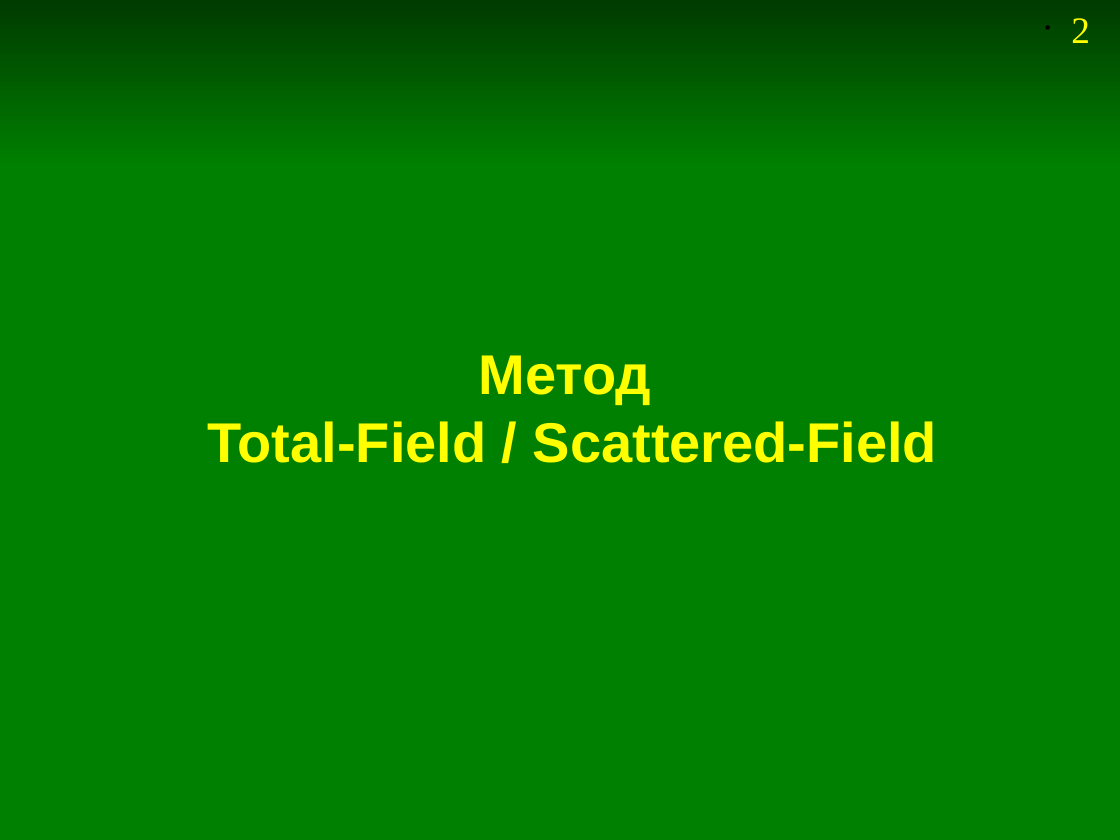
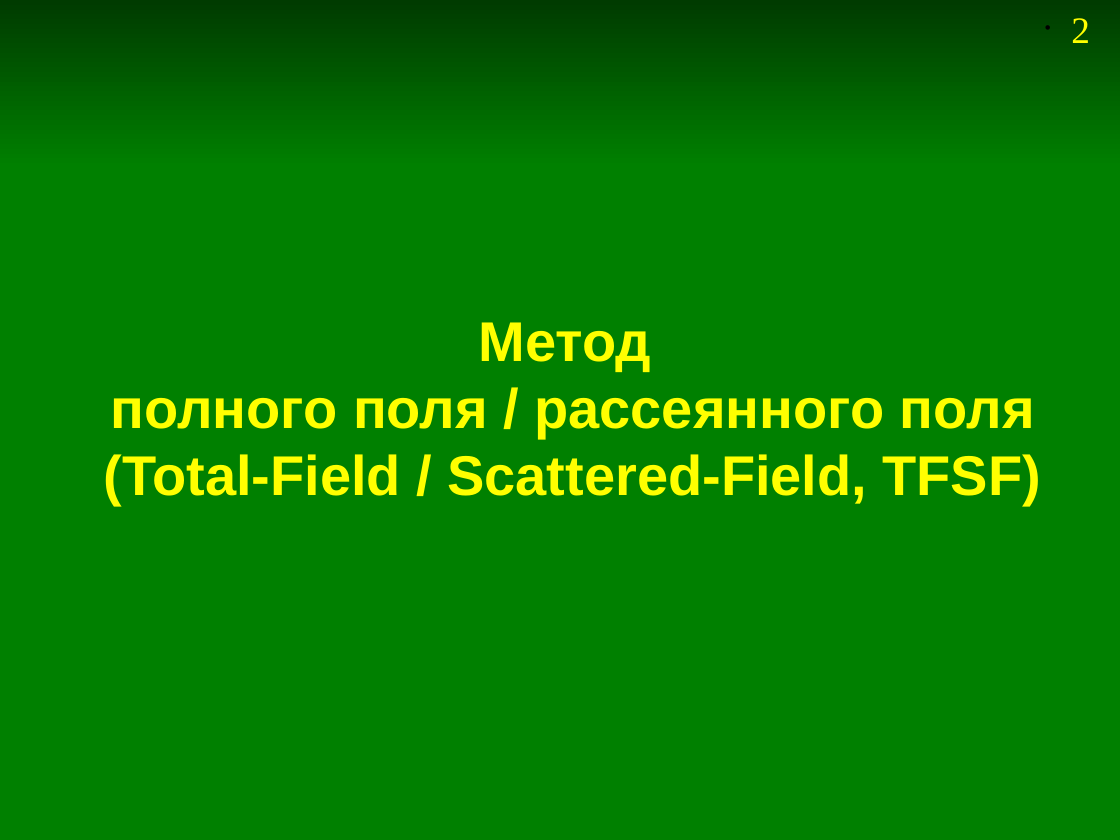
Before and after one commit to Jenyay/modelling, a slide deck: slide 2 of fdtd/presentations/06. FDTD-1D TFSF.odp. Drawn at 1120x840 pixels with LibreOffice and Linux fonts; fonts in the diff are those of the drawing. Boxes give left, top, right and bottom in pixels: in the first picture for what was removed or moved away, otherwise in the second. Text is boxed around its words. In the diff, an @@ line names an element or a change of style, - is before the commit and + after.

Commit message:
Оформительские исправления в презентации про метод TFSF

```diff
--- a/fdtd/presentations/06. FDTD-1D TFSF.odp
+++ b/fdtd/presentations/06. FDTD-1D TFSF.odp
@@ title at <box>104,322,1041,505</box>: text changed @@
-Метод
-Total-Field / Scattered-Field
+Метод
+полного поля / рассеянного поля
+(Total-Field / Scattered-Field, TFSF)
```
Also in this commit, not shown: 10 other slides changed, 1 other file.
